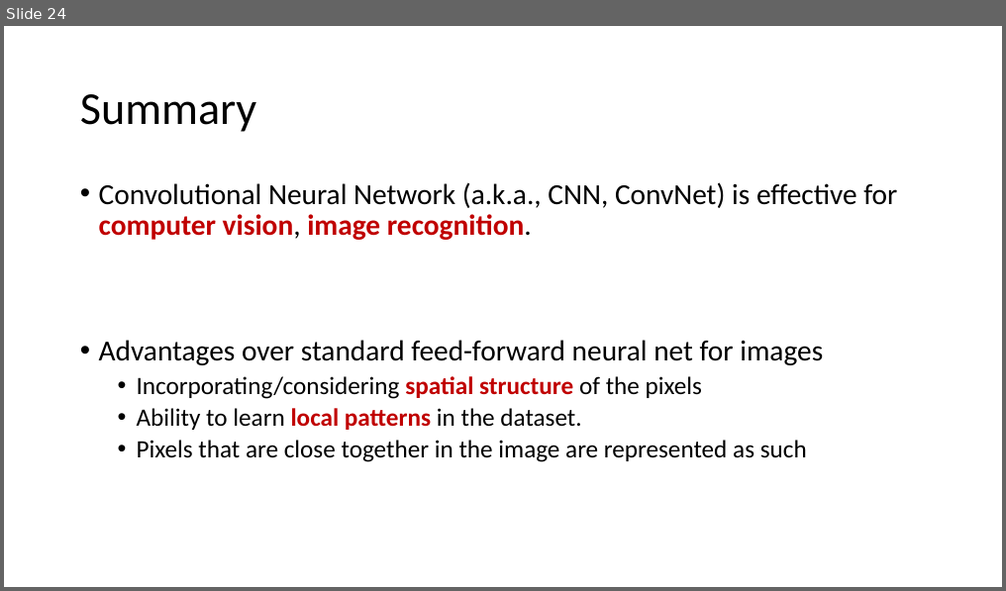
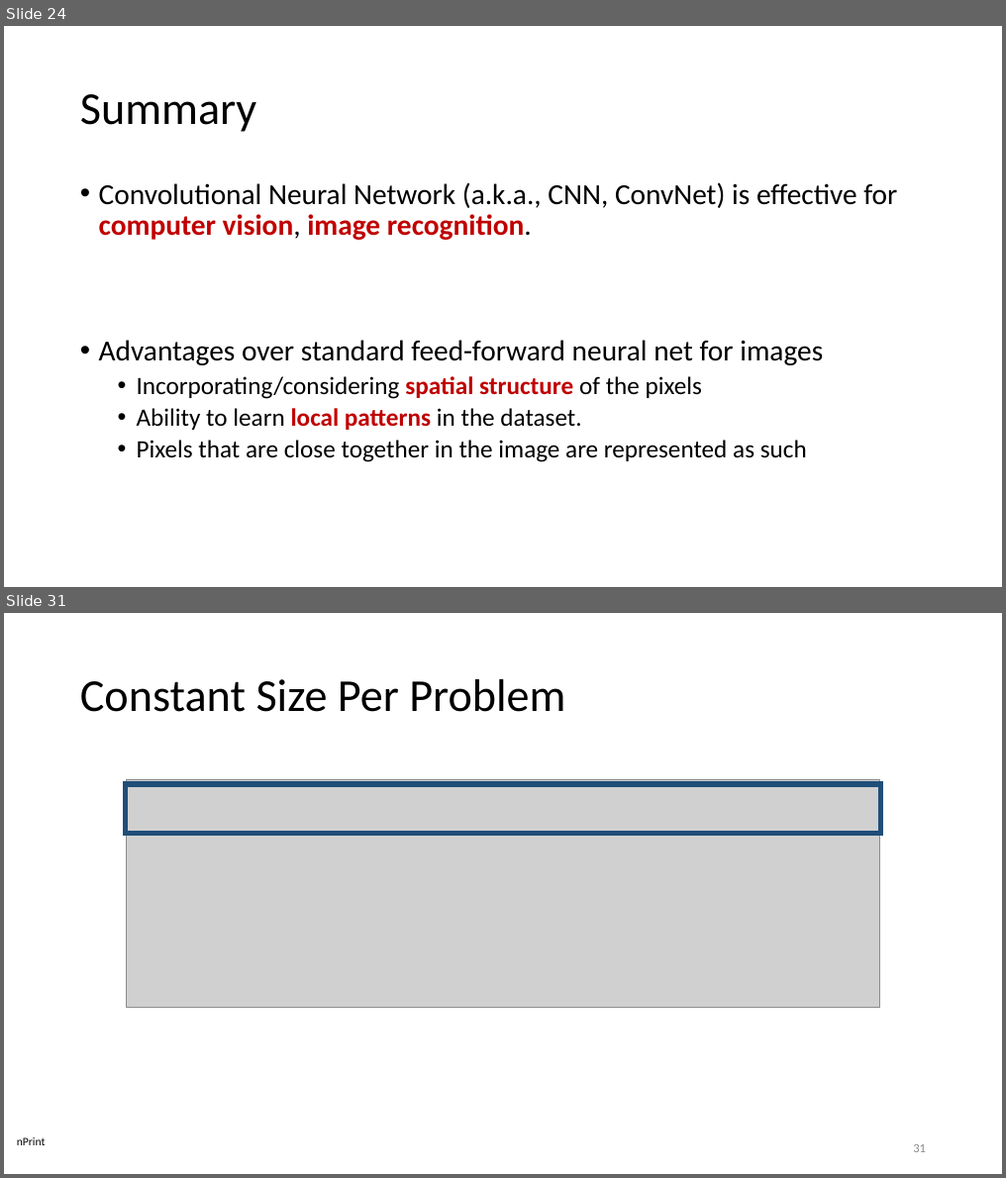
Before and after one commit to noise-lab/ml-systems, a slide deck: docs/slides/13-Deep-Learning.pptx. Shown one above the other, each under a label of ours: slide 24 before the commit, slides 24 and 31 after it; the slides between them are not shown. The pictures are 1006x591 and 1006x1178 pixels, drawn with LibreOffice and Linux fonts; fonts in the diff are those of the drawing; grey boxes stand for pictures. Boxes give left, top, right and bottom in pixels: in the first picture for what was removed or moved away, otherwise in the second. Text is boxed around its words. In the diff, an @@ line names an element or a change of style, - is before the commit and + after.

```diff
--- a/docs/slides/13-Deep-Learning.pptx
+++ b/docs/slides/13-Deep-Learning.pptx
@@ slide 31 added at (4,613,1002,1174), background #FFFFFF @@
@@ title added at (80,679,565,712), 44 pt, text #000000 @@
+Constant Size Per Problem
@@ rectangle added at (126,784,880,834), outline #1F4E79 5 pt @@
@@ picture added at (127,780,880,1008) @@
@@ text added at (17,1138,46,1146), 11 pt, text #000000 @@
+nPrint
@@ page number added at (913,1145,926,1153), 12 pt, text #8C8C8C @@
+31
```
Also in this commit, not shown: 16 other slides added, 4 other files.
